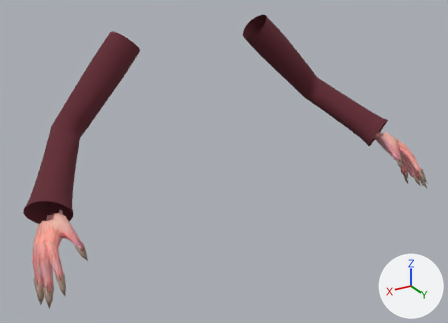
Two versions of the Blender file source_assets/blender/player/wizard_arms_evil.blend, one commit apart.
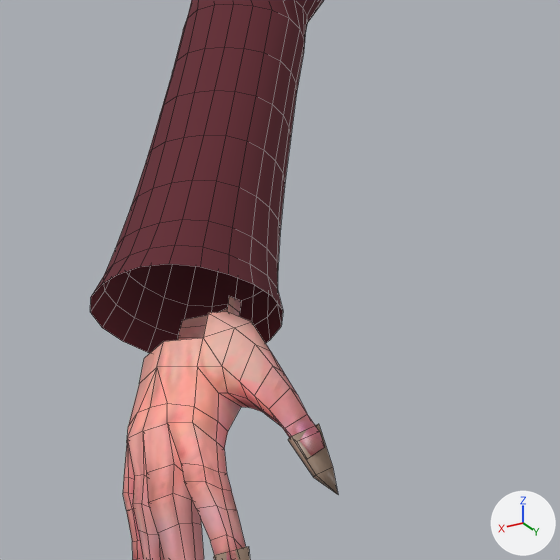
The first picture shows the older version from a 50 mm lens placed at (7.74, 14.46, 3.37), pointed at (0.26, 1.99, -2.87). The close-ups show the older and then the newer version on the part from 0% to 33% of the width and 41% to 86% of the height of that picture. Only the edits that show in the close-ups are written down. Every picture has the same lights, and +X, +Y and +Z are marked at lower right. The close-ups show mesh edges as thin lines.

In view in the first close-up: 'WizardPointedNails', 'WizardRobeSleeves', 'arms_mesh'.
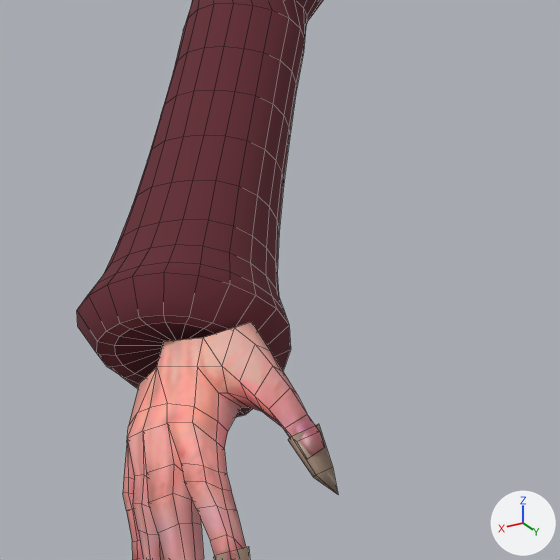
Location of each change, [x1, y1, x2, y2] in pixels of the close-ups (560 x 560 px):
'WizardRobeSleeves', reshaped: before [90, 0, 324, 353]; after [77, 0, 323, 417]
'arms_mesh', reshaped: before [123, 296, 325, 560]; after [123, 322, 325, 560]
part 1 of me_arms_mat, deleted: before [139, 296, 252, 384]
part 2 of me_wizardrobesleeves, added (dark red): after [97, 315, 216, 378]
part 3 of me_wizardrobesleeves, built on: before [90, 4, 285, 353]; after [77, 4, 291, 417]

The change in detail:
me_arms_mat is used by ob_arms_mesh; location (0.0, 0.0, 0.0).
me_arms_mat had 442 vertices, 456 faces and spanned x -5.49..5.49, y 2.01..3.75, z -4.22..-2.86.
me_arms_mat now has 410 vertices, 424 faces and spans x -5.49..5.49, y 2.3..3.75, z -4.22..-2.89.
Part 1, on me_arms_mat:
16 vertices are removed from x 4.57..5.12, y 2.01..2.56, z -3.37..-2.86.
16 faces are deleted.
Other edits to the shape of me_arms_mat do not show in these pictures.
me_wizardrobesleeves is used by ob_wizardrobesleeves; location (0.0, 0.0, 0.0).
me_wizardrobesleeves had 600 vertices, 560 faces and spanned x -5.32..5.31, y -0.46..2.54, z -3.45..0.31.
me_wizardrobesleeves now has 804 vertices, 800 faces and spans x -5.42..5.41, y -0.46..2.71, z -3.97..0.31.
me_wizardrobesleeves part 2: a new loose piece of 41 vertices spanning x 4.58..5.36, y 2.18..2.71, z -3.5..-2.78, in mat_wizard_robe_oxblood (dark red #61242f).
Part 3, on me_wizardrobesleeves:
18 vertices are removed from x 4.37..5.31, y 1.91..2.54, z -3.45..-2.58.
19 faces are deleted.
12 vertices in x 4.26..5.09, y 0.98..2.22, z -3.21..-2.1 move by (0.0, 0.0, 0.01).
5 vertices in x 4.31..4.74, y 1.24..2.38, z -3.2..-2.56 move by (0.0, 0.01, 0.01).
4 vertices in x 4.24..5.16, y 0.96..2.35, z -2.93..-1.95 move by (0.01, 0.0, 0.01).
19 vertices move from x 4.19..5.2, y 1.5..2.39, z -3.35..-2.42 to x 4.19..5.19, y 1.51..2.38, z -3.71..-2.42.
79 vertices are added at x 4.33..5.41, y 1.76..2.71, z -3.97..-2.57.
59 new faces join them, smooth.
40 new faces join them.
Other edits to the shape of me_wizardrobesleeves do not show in these pictures.
